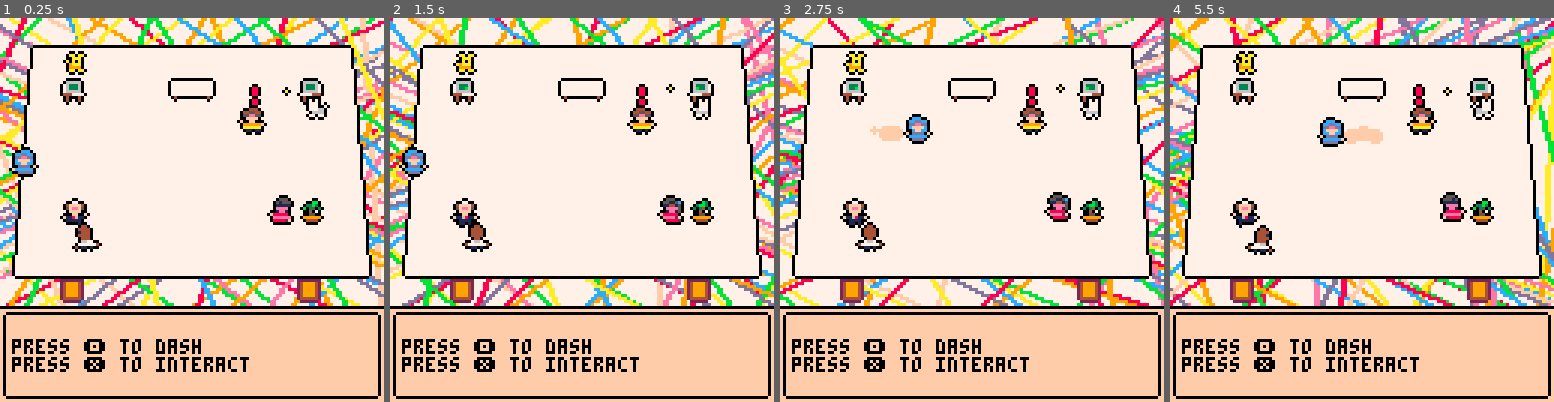
Above: before the commit, frames 1-4 (left to right).
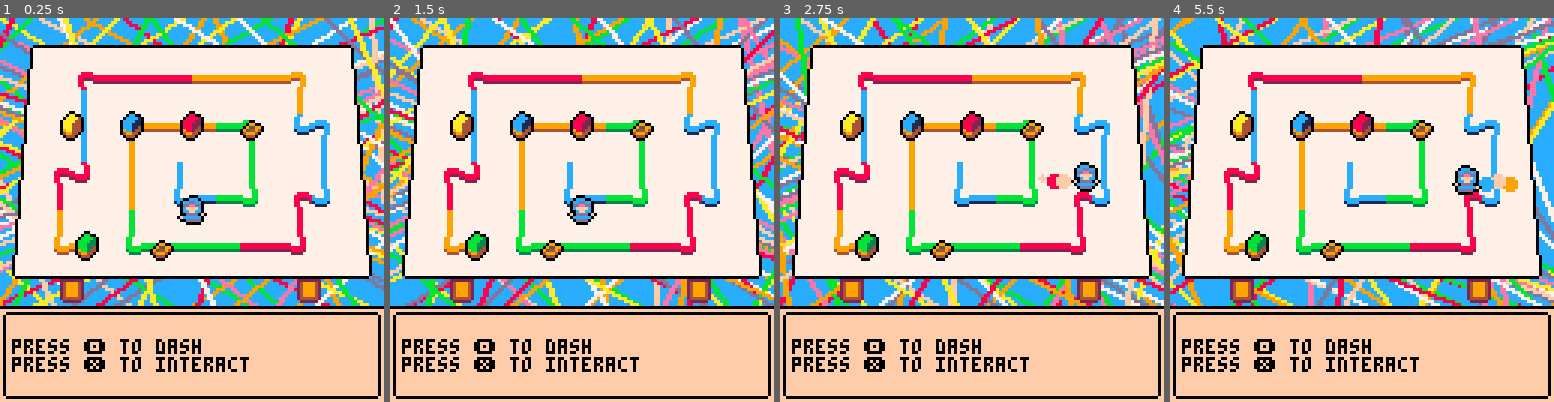
Above: after the commit, the same moments.

Repository: darabos/lynxkite-interview-pico8
Game: PICO-8 cartridge lynxkite.p8
The game is run twice, just before and just after one commit, with the same random seed, the same clock (stepped at 60 frames per second) and the same inputs.
Inputs:
- Up to frame 1 (0.25 s): no input
- Up to frame 2 (1.5 s): tap X (X key) at 0.33, 1.07 s; tap O (Z key) at 0.7 s
- Up to frame 3 (2.75 s): hold Right 1.6-2.1 s; tap O (Z key) at 1.7, 2.1, 2.5 s; tap X (X key) at 1.85 s; hold Up 2.15-2.42 s; hold Right from 2.47 s (still down)
- Up to frame 4 (5.5 s): tap O (Z key) every 0.4 s from 2.9 to 5.3 s; tap X (X key) at 2.97, 4.08, 5.2 s; release Right at 3.03 s; hold Left 3.08-3.58 s; hold Down 3.63-3.97 s; hold Right 4.02-4.68 s; hold Up 4.73-5.03 s; hold Left from 5.08 s (still down)

The runs differ from the first frame. In frame 1, 29% of the frame differs, in the area x 0-100%, y 0-75%; in frame 2, 26%; in frame 3, 30%; in frame 4, 29%.

Commit message:
Swap around data cubes in cyberspace.

Diff:
--- a/lynxkite.p8
+++ b/lynxkite.p8
@@ -2,9 +2,24 @@
 version 35
 __lua__
 function _init()
+ particles={}
+ last_tick=0
  dialog="\npress 🅾️ to dash\npress ❎ to interact"
+ p={
+  x=1,
+  y=44,
+  dash=0,
+  sprite=1,
+  flip=1,
+  draw=draw_player,
+  update=update_player,
+ }
+ into_the_metaverse()
+end
+function into_the_office()
+ location="office"
  background=draw_office
- background=draw_metaverse
+ music(0)
  local whiteboard={
   interact=function() transition_to(into_the_metaverse) end,
   x=60, y=20, draw=draw_whiteboard}
@@ -46,16 +61,7 @@
    end
   end
  end}
- p={
-  x=1,
-  y=44,
-  dash=0,
-  sprite=1,
-  flip=1,
-  draw=draw_player,
-  update=update_player,
-  alert=daniel,
- }
+ p.alert=daniel
  objects={p,whiteboard,daniel,
  {x=90, y=60, sprite=57,flip=1,draw=dance,
  update=wander,
@@ -88,9 +94,6 @@
  interact=function()
   dialog="an unlocked terminal. you hack into the corporate network and...\njust kidding! look, a puppy!"end},
  }
- particles={}
- last_tick=0
- music(0)
 end
 function transition_to(f)
  transition={
@@ -114,10 +117,12 @@
  map()
 end
 function draw_metaverse()
- cls(7)
+ --cyber background
+ cls(12)
  local tt=t()/4
- local s=sin(tt)*30+160
+ local s=sin(tt/3)*30+160
  local vx=s*sin(tt/8)/2
+ pal(12,7) --blue to white
  for i=1,100 do
   local p=(i+tt)*0.01
   line(
@@ -129,6 +134,8 @@
    s*cos(p*7)+vx+65,96,
    i%8+8)
  end
+ pal()
+ --whiteboard
  local c,w=7,5
  rectfill(10,10,117,85,c)
  for x=1,w do
@@ -141,6 +148,46 @@
  line(10-w,86,117+w,86,0)
  spr(28,20,87)
  spr(28,99,87)
+ --draw wires
+ local wx=16
+ local wy=48
+ for i=0,15 do
+  for j=0,7 do
+   local c=sget(wx+i,wy+j)
+   local s
+   if sget(wx+i-1,wy+j)>0 then
+    s=83
+    if sget(wx+i,wy+j-1)>0 then
+     s=84
+    elseif sget(wx+i,wy+j+1)>0 then
+     s=68
+    end
+   elseif sget(wx+i+1,wy+j)>0 then
+    s=83
+    if sget(wx+i,wy+j-1)>0 then
+     s=82
+    elseif sget(wx+i,wy+j+1)>0 then
+     s=66
+    end
+   else
+    s=67
+   end
+   if c==10 then
+    pal({[7]=9,[6]=4})
+    spr(s,i*8,j*8+16)
+   elseif c==11 then
+    pal({[7]=11,[6]=3})
+    spr(s,i*8,j*8+16)
+   elseif c==12 then
+    pal({[7]=12,[6]=1})
+    spr(s,i*8,j*8+16)
+   elseif c==14 then
+    pal({[7]=8,[6]=2})
+    spr(s,i*8,j*8+16)
+   end
+  end
+ end
+ pal()
 end
 f=0
 function _draw()
@@ -153,7 +200,7 @@
   end
   p.x+=0.25-rnd(0.5)
   p.y-=rnd(0.5)
-  circfill(p.x,p.y,p.size*p.life,15)
+  circfill(p.x,p.y,p.size*p.life,p.color)
   p.life-=1
   if p.life<=0 then
    del(particles,p)
@@ -254,7 +301,12 @@
  if p.dash>tonum(d) then
   p.dash-=1
   s=3.5
-  add(particles,{x=p.x+4,y=p.y+6,life=10})
+  local c=15
+  if p.data then c=p.data
+  elseif location=="metaverse" then
+   c=rnd()*8+8
+  end
+  add(particles,{x=p.x+4,y=p.y+6,life=10,color=c})
  end
  if btn(⬅️) then p.x-=s end
  if btn(➡️) then p.x+=s end
@@ -271,13 +323,24 @@
 end
 
 function draw_player(p)
- dance(p)
+ if p.data==nil then
+  dance(p)
+ else
+  local f=64
+  if btn(⬆️) or btn(⬇️) then
+   f=a\2%2+64
+  end
+  sh(f,p.x,p.y)
+  cubepal(p.data)
+  spr(f,p.x,p.y)
+  pal()
+ end
  local c=closest(p)
  if c!=nil then
   print('❎',c.x,c.y-5,0)
   print('❎',c.x,c.y-6,15)
  end
- if c!=p.alert then
+ if p.alert!=nil and c!=p.alert then
   dance({x=p.alert.x, y=p.alert.y-8, sprite=55,flip=1})
  end
 end
@@ -331,10 +394,59 @@
 end
 
 function into_the_metaverse()
- objects={p}
+ location="metaverse"
  p.x=60
  p.y=60
  background=draw_metaverse
+ objects={p,
+  slot(20,30,10),
+  slot(25,70,11),
+  slot(40,30,12),
+  slot(60,30,14),
+  slot(80,30),
+  slot(50,70),
+ }
+end
+
+function slot(x,y,data)
+ return {
+  x=x,y=y,data=data,
+  draw=slot_draw,
+  interact=slot_interact,
+ }
+end
+function slot_draw(s)
+ local x,y=s.x,s.y
+ sh(96+tonum(s.data!=nil),x,y+2)
+ if s.data!=nil then
+  cubepal(s.data)
+  spr(97,x,y+2)
+ else
+  spr(96,x,y+2)
+ end
+ pal()
+end
+function slot_interact(s)
+ dialog="looks like a memory location into which a data cube fits."
+ if s.data==nil and p.data!=nil then
+  s.data=p.data
+  p.data=nil
+ elseif s.data!=nil and p.data==nil then
+  p.data=s.data
+  s.data=nil
+ end
+end
+
+function cubepal(c)
+ if c==10 then
+  pal({[7]=10,[6]=4})
+ elseif c==11 then
+  pal({[7]=11,[6]=3})
+ elseif c==12 then
+  pal({[7]=12,[6]=1})
+ elseif c==14 then
+  pal({[7]=8,[6]=2})
+ end
 end
 
 --by @mxsophieh
Not shown, changed: 24 lines of the sprite sheet (__gfx__) section of lynxkite.p8
